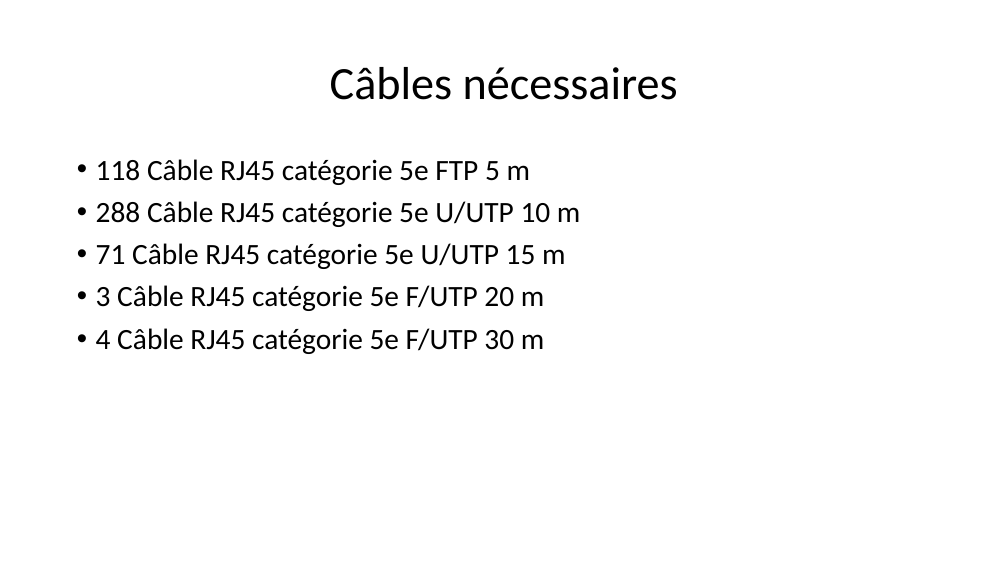
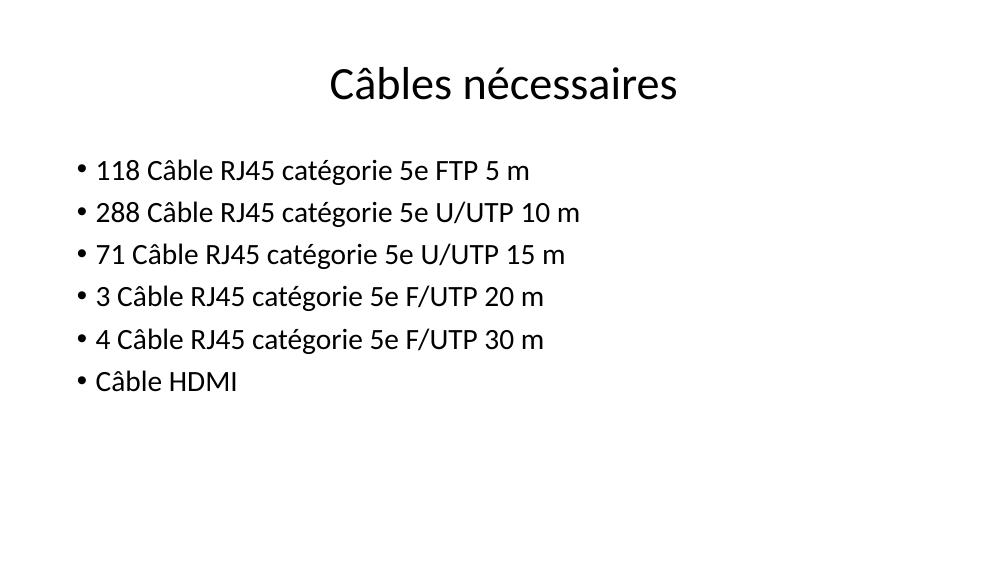
Before and after one commit to Exia-Jellyfish/UE-2-Ces-Esport-GRP1, a slide deck: slide 4 of Projet_Réseau/Projet 2.pptx. Drawn at 1008x567 pixels with LibreOffice and Linux fonts; fonts in the diff are those of the drawing. Boxes give left, top, right and bottom in pixels: in the first picture for what was removed or moved away, otherwise in the second. Text is boxed around its words. In the diff, an @@ line names an element or a change of style, - is before the commit and + after.

```diff
--- a/Projet_Réseau/Projet 2.pptx
+++ b/Projet_Réseau/Projet 2.pptx
@@ text at <box>96,370,238,392</box>: paragraph added @@
+• Câble HDMI
```
Also in this commit, not shown: 2 other slides changed.
